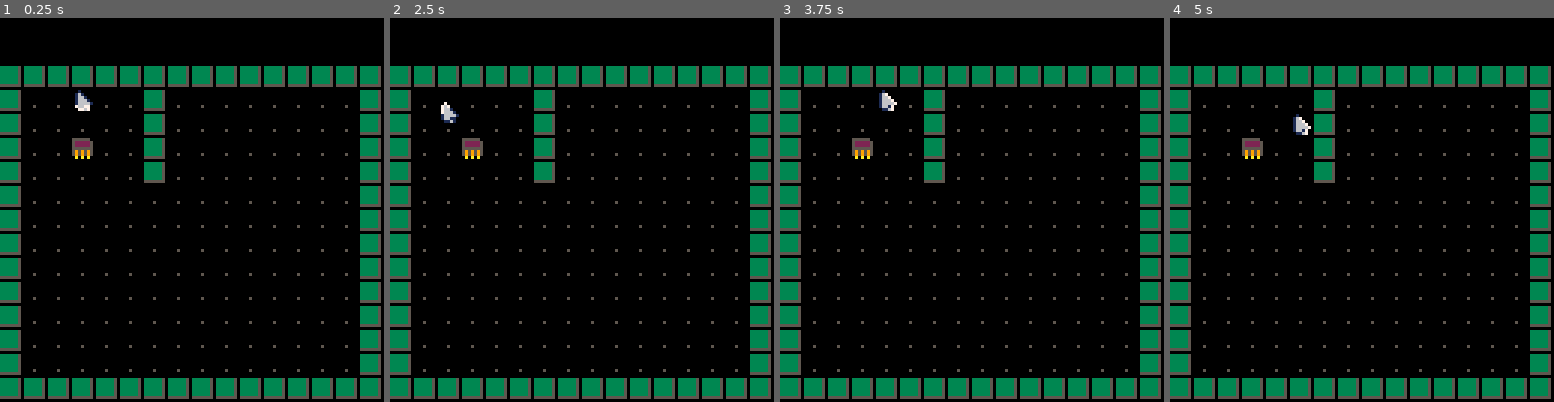
Above: before the commit, frames 1-4 (left to right).
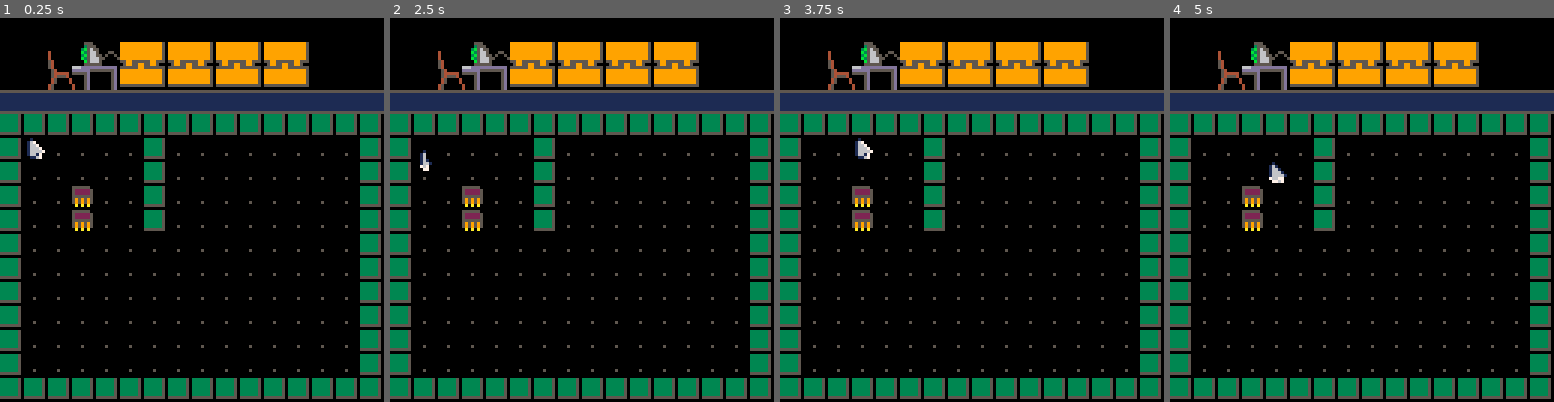
Above: after the commit, the same moments.

Repository: jacobneal65/sokovirus-pico8
Game: PICO-8 cartridge mysoko.p8
Same seed, same stepped clock (60 frames per second), same inputs: the game is played once before the commit and once after it.
Inputs:
- Up to frame 1 (0.25 s): no input
- Up to frame 2 (2.5 s): tap O (Z key) at 0.33, 0.7, 1.43, 2.22 s; tap X (X key) at 1.07, 2.07, 2.4 s; hold Left 1.97-2.37 s; hold Down from 2.42 s (still down)
- Up to frame 3 (3.75 s): tap X (X key) every 0.33 s from 2.73 to 3.73 s; release Down at 2.82 s; hold Right 2.87-3.53 s; tap O (Z key) at 3.1 s; hold Up from 3.58 s (still down)
- Up to frame 4 (5 s): tap O (Z key) at 3.98, 4.87 s; tap X (X key) at 4.07, 4.4, 4.73 s; release Up at 4.08 s; hold Right 4.13-4.53 s; hold Down from 4.58 s (still down)

The runs differ from the first frame. In frame 1, 19% of the frame differs, in the area x 0-100%, y 6-56%; in frame 2, 19%; in frame 3, 19%; in frame 4, 19%.

Commit message:
added some minor changes

Diff:
--- a/mysoko.p8
+++ b/mysoko.p8
@@ -5,57 +5,55 @@
 
 --sprite flags:
 --0:wall
---1:box
+--1:goal
 --2:
---3:
---4:
---5:
---6:
---7:
+
 
 function _init()
 	t=0
-	p_ani={112,113,114,115}
-	--⬅️➡️⬆️⬇️
+	--{REG,MOV,}
+	p_anims={112,116}
+	p_ani=loadani(p_anims[1])
+
 	dirx={-1,1,0,0,1,1,-1,-1}
 	diry={0,0,-1,1,-1,1,1,-1}
 
 	box={}
-	slidebox=nil
-	_upd=update_game --the state
+	slbx=nil --SLIDE BOX
+	_upd=update_game --THE STATE
 	_drw=draw_game
 	startgame()
 end
 
 function startgame()
 	buttbuff=-1
-	p_x,p_y=3,3
-	p_ox,p_oy=0,0--player offset
+	p_x,p_y=1,5
+	p_ox,p_oy=0,0--PLAYER OFFSET
+	--OFFSET ALLOWS PLAYER TO SLIDE
+ --INTO A GIVEN SPOT WITHOUT
+ --LOSING POSITION
 
 	p_flp=false
 	p_mov=nil
-	p_t=0--animation timer (0 to 1)
-	--window array
-	wind={}
+	p_t=0--ANIMATION TIMER (0 TO 1)
+
+	wind={}--WINDOW ARRAY
 	talkwind=nil
 
 	debug={}
 
-
+	--LOAD UP THE BOXES
 	for x=0,15 do
 		for y=0,15 do
 			tle=mget(x,y)
-			--a box tile
+			--ALL THE BOX TYPES
 			if 64<=tle and tle<=79 then
 				addbox(tle,x,y)
-				mset(x,y,1)--set ground tile
+				mset(x,y,1)--SET GROUND TYLE
 			end
 		end
 	end
 end
-
-
-
 
 -->8
 --update
@@ -102,11 +100,11 @@
 end
 
 function drawspr(_spr,_x,_y,_flp)
-	--change transparency colors
+	--CHANGE TRANSPARENCY COLR
 	palt(0,false)
 	palt(14,true)
 	spr(_spr,_x,_y,1,1,_flp)
-	--return transparency colors
+	--RETURN TRANSPARENCY COLR
 	palt(0,true)
 	palt(14,false)
 end
@@ -115,8 +113,6 @@
  	drawspr(b.tle,b.x*8+b.ox,b.y*8+b.oy)
 end
 
-
--->8
 --tool
 
 function oprint8(_t,_x,_y,_c,_c2)
@@ -135,7 +131,13 @@
 	rectfill(_x,_y,_x+max(_w-1,0),_y+max(_h-1,0),_c)
 end
 
-
+function loadani(stani)
+	local _ani={}
+	for i=0,3 do
+		_ani[i]=stani+i
+	end
+	return _ani
+end
 -->8
 --gameplay
 
@@ -157,9 +159,11 @@
 		p_mov=mov_bump--set to bump
 		--box flag
 		if bx then
-			slidebox=bx
+			slbx=bx
 			bx.dx=dx
 			bx.dy=dy
+		else
+			sfx(56)
 		end
 	else
 		--no wall or box
@@ -182,15 +186,16 @@
 --to animate
 function playerloop()
 	btn_buffer()
+	p_ani=loadani(p_anims[2])
 	p_t=min(p_t+0.3,1)
 	p_mov() --moves the player offset by
 	if p_t==1 then
 		--call slide box
+		p_ani=loadani(p_anims[1])
 		_upd=update_game
-		if slidebox then
+		if slbx then
 			movebox()
 		end
-
 	end
 end
 
@@ -307,37 +314,37 @@
  		return b
  	end
  end
- return false--found no mob
+ return false--NO BOX FOUND
 end
 
 function movebox()
-		local b = slidebox
-		pushto=mget(b.x+b.dx,b.y+b.dy)
-		--if not wall
-		if not fget(pushto,0) then
+		pushto=mget(slbx.x+slbx.dx,slbx.y+slbx.dy)
+		--IF WALL
+		if fget(pushto,0) or checkbox(slbx.x+slbx.dx,slbx.y+slbx.dy) then
+			sfx(56)
+			slbx=nil
+		else
+			--PUSH BLOCK
 			p_t=0
-			b.x+=b.dx--SET NEW DESTINATION
-			b.y+=b.dy
-			b.sox=-b.dx*8--STARTING OFFSET
-			b.soy=-b.dy*8
-			b.ox,b.oy=b.sox,b.soy
-
-			--set box turn???
+			slbx.x+=slbx.dx--SET NEW DESTINATION
+			slbx.y+=slbx.dy
+			slbx.sox=-slbx.dx*8--STARTING OFFSET
+			slbx.soy=-slbx.dy*8
+			slbx.ox,slbx.oy=slbx.sox,slbx.soy
+
 			_upd=boxloop
-			slidebox=b
 			sfx(58)
-		else
-			sfx(63)
-		end
-end
-
+		end
+end
+
+--LOOP UNTIL BOX FINISHES MOVING
 function boxloop()
 	btn_buffer()
-	p_t=min(p_t+.3,1)
-	boxslide(slidebox,p_t)
+	p_t=min(p_t+.4,1)
+	boxslide(slbx,p_t)
 	if p_t ==1 then
 		_upd=update_game
-		slidebox=nil
+		slbx=nil
 	end
 end
 
@@ -402,14 +409,14 @@
 00000000000000000000000000000000000000000000000000000000000000000000000000000000000000000000000000000000000000000000000000000000
 00000000000000000000000000000000000000000000000000000000000000000000000000000000000000000000000000000000000000000000000000000000
 00000000000000000000000000000000000000000000000000000000000000000000000000000000000000000000000000000000000000000000000000000000
-ee1eeeeeee1eeeeeee1eeeeeee7eeeee000000000000000000000000000000000000000000000000000000000000000000000000000000000000000000000000
-e761eeeee161eeeee167eeeee767eeee000000000000000000000000000000000000000000000000000000000000000000000000000000000000000000000000
-e7661eeee1661eeee1667eeee7661eee000000000000000000000000000000000000000000000000000000000000000000000000000000000000000000000000
-e76661eee16661eee16667eee76661ee000000000000000000000000000000000000000000000000000000000000000000000000000000000000000000000000
-e766661ee166661ee166667ee166661e000000000000000000000000000000000000000000000000000000000000000000000000000000000000000000000000
-e76611eee76677eee16617eee16611ee000000000000000000000000000000000000000000000000000000000000000000000000000000000000000000000000
-ee1161eeee7767eeee1167eeee1161ee000000000000000000000000000000000000000000000000000000000000000000000000000000000000000000000000
-eeeeeeeeeeeeeeeeeeeeeeeeeeeeeeee000000000000000000000000000000000000000000000000000000000000000000000000000000000000000000000000
+ee1eeeeeee1eeeeeee1eeeeeee7eeeeeeee1eeeeeee1eeeeeee1eeeeeee7eeee0000000000000000000000000000000000000000000000000000000000000000
+e761eeeee161eeeee167eeeee767eeeeee76eeeeee16eeeeee16eeeeee76eeee0000000000000000000000000000000000000000000000000000000000000000
+e7661eeee1661eeee1667eeee7661eeeee76eeeeee16eeeeee16eeeeee76eeee0000000000000000000000000000000000000000000000000000000000000000
+e76661eee16661eee16667eee76661eeee761eeeee161eeeee167eeeee761eee0000000000000000000000000000000000000000000000000000000000000000
+e766661ee166661ee166667ee166661eee7661eeee1661eeee1667eeee1661ee0000000000000000000000000000000000000000000000000000000000000000
+e76611eee76677eee16617eee16611eeee761eeeee767eeeee167eeeee161eee0000000000000000000000000000000000000000000000000000000000000000
+ee1161eeee7767eeee1167eeee1161eeeee11eeeeee77eeeeee17eeeeee11eee0000000000000000000000000000000000000000000000000000000000000000
+eeeeeeeeeeeeeeeeeeeeeeeeeeeeeeeeeeeeeeeeeeeeeeeeeeeeeeeeeeeeeeee0000000000000000000000000000000000000000000000000000000000000000
 00000000000055500000000099999999999999506666666666666650666666666666665033333333333333500000000000000000000000000000000000000000
 00000000000035550000000099999999999999506666666666666650666666666666665033333333333333500000000000000000000000000000000000000000
 000000000003b5655000000099999999999999506666666666666650666666666666665033333333333333500000000000000000000000000000000000000000
@@ -426,161 +433,161 @@
 0450000400005d00000005d099999999999999506666666666666650666666666666665033333333333333500000000000000000000000000000000000000000
 4500000040005d00000005d055555555555555505555555555555550555555555555555055555555555555500000000000000000000000000000000000000000
 4500000040005d00000005d000000000000000000000000000000000000000000000000000000000000000000000000000000000000000000000000000000000
-00000000000000000000000000005550000000000000000055555550555555500000000000000000000000000000000000000000000000000000000000000000
-0000000000000000000000000000b555000000000000000066666660665556600000000000000000000000000000000000000000000000000000000000000000
-000000000000000000000000000b3565000000000000000066555660000500000000000000000000000000000000000000000000000000000000000000000000
-0000000000000000000000000003b566000000000000000005050500000000000000000000000000000000000000000000000000000000000000000000000000
-000000000000000000000000000b3566000000000000000055666550050005000000000000000000000000000000000000000000000000000000000000000000
-0000000000000000000000000003b566000000000000000066666660556665500000000000000000000000000000000000000000000000000000000000000000
-00000000000000000000000000003566000000000000000055555550555555500000000000000000000000000000000000000000000000000000000000000000
-00000000000000000000000000005555000000000000000000000000000000000000000000000000000000000000000000000000000000000000000000000000
+55555555000000000000000000005550000000000000000055555550555555500000000000000000000000000000000000000000000000000000000000000000
+1111111100000000000000000000b555000000000000000066666660665556600000000000000000000000000000000000000000000000000000000000000000
+111111110000000000000000000b3565000000000000000066555660000500000000000000000000000000000000000000000000000000000000000000000000
+1111111100000000000000000003b566000000000000000005050500000000000000000000000000000000000000000000000000000000000000000000000000
+111111110000000000000000000b3566000000000000000055666550050005000000000000000000000000000000000000000000000000000000000000000000
+1111111100000000000000000003b566000000000000000066666660556665500000000000000000000000000000000000000000000000000000000000000000
+11111111000000000000000000003566000000000000000055555550555555500000000000000000000000000000000000000000000000000000000000000000
+55555555000000000000000000005555000000000000000000000000000000000000000000000000000000000000000000000000000000000000000000000000
 __gff__
-0000000000000000000000000000000000000100000000000000000000000000000000000000000000000000000000000000000000000000000000000000000001010101000000000000000000000000000000000000000000000000000000000000000000000000000000000000000000000000000000000000000000000000
+0000000000000000000000000000000000000100000000000000000000000000000000000000000000000000000000000000000000000000000000000000000000000000000000000000000000000000020202020000000000000000000000000000000000000000000000000000000000000000000000000000000000000000
 0000000000000000000000000000000000000000000000000000000000000000000000000000000000000000000000000000000000000000000000000000000000000000000000000000000000000000000000000000000000000000000000000000000000000000000000000000000000000000000000000000000000000000
 __map__
-0000000000000000000000000000000000000000000000000000000000000000000000000000000000000000000000000000000000000000000000000000000000000000000000000000000000000000000000000000000000000000000000000000000000000000000000000000000000000000000000000000000000000000
-0000000000000000000000000000000000000000000000000000000000000000000000000000000000000000000000000000000000000000000000000000000000000000000000000000000000000000000000000000000000000000000000000000000000000000000000000000000000000000000000000000000000000000
-1212121212121212121212121212121200000000000000000000000000000000000000000000000000000000000000000000000000000000000000000000000000000000000000000000000000000000000000000000000000000000000000000000000000000000000000000000000000000000000000000000000000000000
-1201010101011201010101010101011200000000000000000000000000000000000000000000000000000000000000000000000000000000000000000000000000000000000000000000000000000000000000000000000000000000000000000000000000000000000000000000000000000000000000000000000000000000
-1201010101011201010101010101011200000000000000000000000000000000000000000000000000000000000000000000000000000000000000000000000000000000000000000000000000000000000000000000000000000000000000000000000000000000000000000000000000000000000000000000000000000000
-1201014001011201010101010101011200000000000000000000000000000000000000000000000000000000000000000000000000000000000000000000000000000000000000000000000000000000000000000000000000000000000000000000000000000000000000000000000000000000000000000000000000000000
-1201010101011201010101010101011200000000000000000000000000000000000000000000000000000000000000000000000000000000000000000000000000000000000000000000000000000000000000000000000000000000000000000000000000000000000000000000000000000000000000000000000000000000
-1201010101010101010101010101011200000000000000000000000000000000000000000000000000000000000000000000000000000000000000000000000000000000000000000000000000000000000000000000000000000000000000000000000000000000000000000000000000000000000000000000000000000000
-1201010101010101010101010101011200000000000000000000000000000000000000000000000000000000000000000000000000000000000000000000000000000000000000000000000000000000000000000000000000000000000000000000000000000000000000000000000000000000000000000000000000000000
-1201010101010101010101010101011200000000000000000000000000000000000000000000000000000000000000000000000000000000000000000000000000000000000000000000000000000000000000000000000000000000000000000000000000000000000000000000000000000000000000000000000000000000
-1201010101010101010101010101011200000000000000000000000000000000000000000000000000000000000000000000000000000000000000000000000000000000000000000000000000000000000000000000000000000000000000000000000000000000000000000000000000000000000000000000000000000000
-1201010101010101010101010101011200000000000000000000000000000000000000000000000000000000000000000000000000000000000000000000000000000000000000000000000000000000000000000000000000000000000000000000000000000000000000000000000000000000000000000000000000000000
-1201010101010101010101010101011200000000000000000000000000000000000000000000000000000000000000000000000000000000000000000000000000000000000000000000000000000000000000000000000000000000000000000000000000000000000000000000000000000000000000000000000000000000
-1201010101010101010101010101011200000000000000000000000000000000000000000000000000000000000000000000000000000000000000000000000000000000000000000000000000000000000000000000000000000000000000000000000000000000000000000000000000000000000000000000000000000000
-1201010101010101010101010101011200000000000000000000000000000000000000000000000000000000000000000000000000000000000000000000000000000000000000000000000000000000000000000000000000000000000000000000000000000000000000000000000000000000000000000000000000000000
-1212121212121212121212121212121200000000000000000000000000000000000000000000000000000000000000000000000000000000000000000000000000000000000000000000000000000000000000000000000000000000000000000000000000000000000000000000000000000000000000000000000000000000
-…(130 lines of a section not shown)…
+0000000000000000000000000000000000000000808182000000000000000000000000000000000000000000000000000000000000000000000000000000000000000000000000000000000000000000000000000000000000000000000000000000000000000000000000000000000000000000000000000000000000000000
+0000808182838483848384838400000000000000909192000000000000000000000000000000000000000000000000000000000000000000000000000000000000000000000000000000000000000000000000000000000000000000000000000000000000000000000000000000000000000000000000000000000000000000
+0000909192939493949394939400000000000000000000000000000000000000000000000000000000000000000000000000000000000000000000000000000000000000000000000000000000000000000000000000000000000000000000000000000000000000000000000000000000000000000000000000000000000000
+a0a0a0a0a0a0a0a0a0a0a0a0a0a0a0a000000000000000000000000000000000000000000000000000000000000000000000000000000000000000000000000000000000000000000000000000000000000000000000000000000000000000000000000000000000000000000000000000000000000000000000000000000000
+1212121212121212121212121212121200001212121212121212121212121212121200000000000000000000000000000000000000000000000000000000000000000000000000000000000000000000000000000000000000000000000000000000000000000000000000000000000000000000000000000000000000000000
+1201010101011201010101010101011200001201010101011201010101010101011200000000000000000000000000000000000000000000000000000000000000000000000000000000000000000000000000000000000000000000000000000000000000000000000000000000000000000000000000000000000000000000
+1201010101011201010101010101011200001201010101011201010101010101011200000000000000000000000000000000000000000000000000000000000000000000000000000000000000000000000000000000000000000000000000000000000000000000000000000000000000000000000000000000000000000000
+1201014001011201010101010101011200001201014001011201010101010101011200000000000000000000000000000000000000000000000000000000000000000000000000000000000000000000000000000000000000000000000000000000000000000000000000000000000000000000000000000000000000000000
+1201014001011201010101010101011200001201014001011201010101010101011200000000000000000000000000000000000000000000000000000000000000000000000000000000000000000000000000000000000000000000000000000000000000000000000000000000000000000000000000000000000000000000
+1201010101010101010101010101011200001201010101010101010101010101011200000000000000000000000000000000000000000000000000000000000000000000000000000000000000000000000000000000000000000000000000000000000000000000000000000000000000000000000000000000000000000000
+1201010101010101010101010101011200001201010101010101010101010101011200000000000000000000000000000000000000000000000000000000000000000000000000000000000000000000000000000000000000000000000000000000000000000000000000000000000000000000000000000000000000000000
+1201010101010101010101010101011200001201010101010101010101010101011200000000000000000000000000000000000000000000000000000000000000000000000000000000000000000000000000000000000000000000000000000000000000000000000000000000000000000000000000000000000000000000
+1201010101010101010101010101011200001201010101010101010101010101011200000000000000000000000000000000000000000000000000000000000000000000000000000000000000000000000000000000000000000000000000000000000000000000000000000000000000000000000000000000000000000000
+1201010101010101010101010101011200001201010101010101010101010101011200000000000000000000000000000000000000000000000000000000000000000000000000000000000000000000000000000000000000000000000000000000000000000000000000000000000000000000000000000000000000000000
+1201010101010101010101010101011200001201010101010101010101010101011200000000000000000000000000000000000000000000000000000000000000000000000000000000000000000000000000000000000000000000000000000000000000000000000000000000000000000000000000000000000000000000
+1212121212121212121212121212121200001212121212121212121212121212121200000000000000000000000000000000000000000000000000000000000000000000000000000000000000000000000000000000000000000000000000000000000000000000000000000000000000000000000000000000000000000000
+…(130 lines of a section not shown)…
Not shown, changed: the sound effects (__sfx__) section of mysoko.p8
